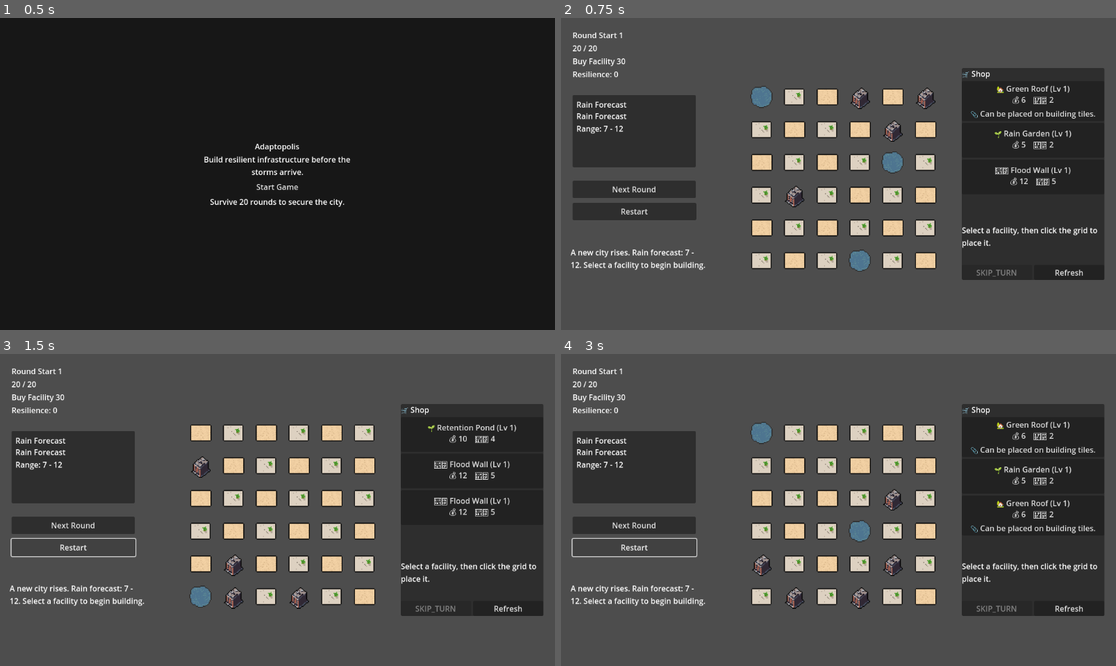
Above: before the commit, frames 1-4 (two rows, left to right).
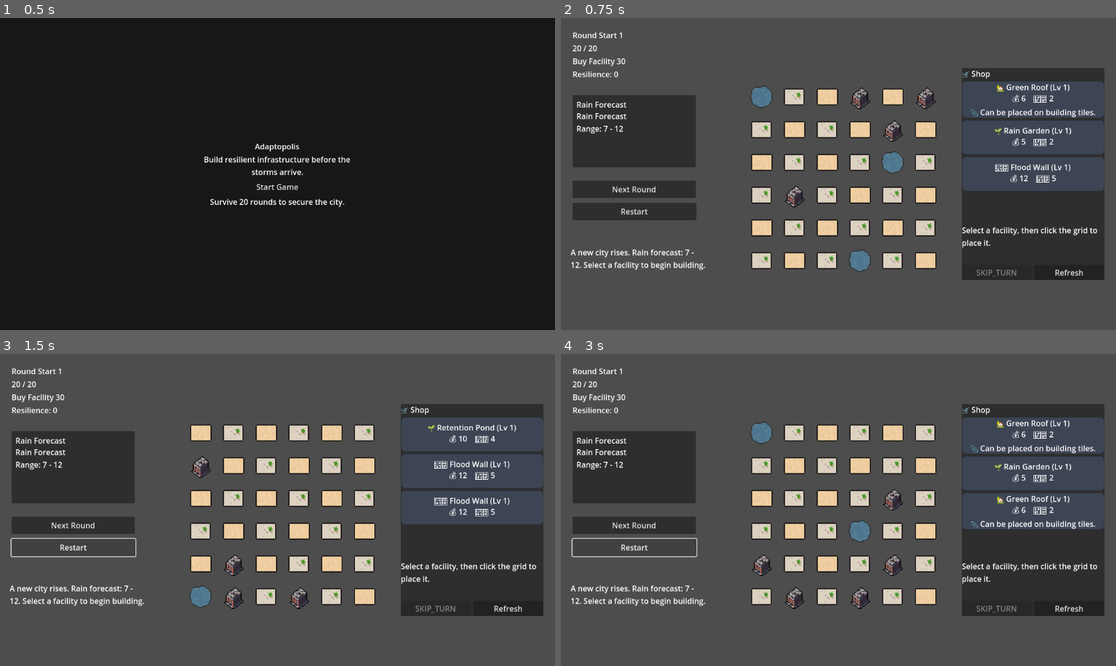
Above: after the commit, the same moments.

Repository: TinghaoHUANG/Adaptopolis-demo
Game: Godot game, scene res://scenes/main.tscn
Two runs of this game, one before a commit and one after it. Both use one fixed random seed, a clock stepped at 60 frames per second and the inputs below.
Inputs:
- Up to frame 1 (0.5 s): no input
- Up to frame 2 (0.75 s): click "Start Game" at 0.5 s
- Up to frame 3 (1.5 s): click "Restart" at 1.25 s
- Up to frame 4 (3 s): click "Restart" at 2 s; click "Restart" at 2.75 s

Frame 1 is identical in both runs. In frame 2, 8.5% of the frame differs, in the area x 72-98%, y 20-56%; in frame 3, 8.4%; in frame 4, 8.7%, in the area x 72-98%, y 20-58%.

Commit message:
Polish facility rotation, info panel hover, and shop highlights

Diff:
--- a/scripts/grid_display.gd
+++ b/scripts/grid_display.gd
@@ -104,7 +104,7 @@
 				var label := "" if icon_texture else _format_facility_label(facility)
 				var highlight_color := _get_level_highlight(facility.level)
 				var display_texture := icon_texture if icon_texture else base_texture
-				_set_cell_visual(pos, label, display_texture, empty_color, false, highlight_color)
+				_set_cell_visual(pos, label, display_texture, empty_color, false, highlight_color, facility)
 				var button: Button = cells.get(pos)
 				if button:
 					button.self_modulate = Color.WHITE
@@ -187,7 +187,7 @@
 	var index: int = abs((pos.x + pos.y) % ground_textures.size())
 	return ground_textures[index]
 
-func _set_cell_visual(pos: Vector2i, label: String, texture: Texture2D, fallback_color: Color, disabled: bool, highlight_color: Color = NO_HIGHLIGHT) -> void:
+func _set_cell_visual(pos: Vector2i, label: String, texture: Texture2D, fallback_color: Color, disabled: bool, highlight_color: Color = NO_HIGHLIGHT, facility: Facility = null) -> void:
 	var button: Button = cells.get(pos)
 	if button == null:
 		return
@@ -200,7 +200,7 @@
 		button.text = empty_icon
 	var icon_texture := texture if label.is_empty() else null
 	_apply_button_style(button, icon_texture, fallback_color)
-	_update_highlight(button, highlight_color)
+	_update_highlight(button, highlight_color, facility, pos)
 	button.mouse_default_cursor_shape = Control.CURSOR_FORBIDDEN if disabled else Control.CURSOR_POINTING_HAND
 	if not preview_cells.has(pos):
 		button.self_modulate = Color.WHITE
@@ -212,18 +212,25 @@
 		return LEVEL2_HIGHLIGHT
 	return LEVEL3_HIGHLIGHT
 
-func _update_highlight(button: Button, highlight_color: Color) -> void:
+func _update_highlight(button: Button, highlight_color: Color, facility: Facility, grid_position: Vector2i) -> void:
 	var panel: Panel = button.get_node_or_null(HIGHLIGHT_PANEL_NAME)
 	if panel == null:
 		return
-	if highlight_color.a <= 0.0:
+	if highlight_color.a <= 0.0 or facility == null or grid_manager == null:
 		panel.visible = false
 		return
 	panel.visible = true
 	var style := StyleBoxFlat.new()
 	style.bg_color = Color(0, 0, 0, 0)
 	style.draw_center = false
-	style.set_border_width_all(LEVEL_BORDER_WIDTH)
+	var left_same := grid_manager.get_facility_at(grid_position + Vector2i.LEFT) == facility
+	var right_same := grid_manager.get_facility_at(grid_position + Vector2i.RIGHT) == facility
+	var up_same := grid_manager.get_facility_at(grid_position + Vector2i.UP) == facility
+	var down_same := grid_manager.get_facility_at(grid_position + Vector2i.DOWN) == facility
+	style.set_border_width(SIDE_LEFT, 0 if left_same else LEVEL_BORDER_WIDTH)
+	style.set_border_width(SIDE_RIGHT, 0 if right_same else LEVEL_BORDER_WIDTH)
+	style.set_border_width(SIDE_TOP, 0 if up_same else LEVEL_BORDER_WIDTH)
+	style.set_border_width(SIDE_BOTTOM, 0 if down_same else LEVEL_BORDER_WIDTH)
 	style.border_color = highlight_color
 	style.set_corner_radius_all(8)
 	style.shadow_color = Color(highlight_color.r, highlight_color.g, highlight_color.b, 0.45)
--- a/scripts/main.gd
+++ b/scripts/main.gd
@@ -73,13 +73,16 @@
 var round_summary_animator: RoundSummaryAnimator = null
 var hovered_facility: Facility = null
 var hovered_sell_price: int = 0
+var facility_info_hovered: bool = false
 var hover_info_delay: float = 1.0
 var hover_info_timer: Timer = null
 var pending_hover_facility: Facility = null
+var facility_info_hide_timer: Timer = null
 var game_active: bool = false
 var endless_mode: bool = false
 var round_animation_active: bool = false
 const VICTORY_ROUND_TARGET := 20
+const FACILITY_INFO_HIDE_DELAY := 0.12
 
 func _ready() -> void:
 	city_state = _ensure_node(city_state_path, CityState) as CityState
@@ -105,7 +108,17 @@
 	facility_info_title = get_node_or_null(facility_info_title_path) as Label
 	facility_info_details = get_node_or_null(facility_info_details_path) as RichTextLabel
 	facility_info_sell_button = get_node_or_null(facility_info_sell_button_path) as Button
+	if facility_info_panel:
+		facility_info_panel.mouse_filter = Control.MOUSE_FILTER_PASS
+		facility_info_panel.connect("mouse_entered", Callable(self, "_on_facility_info_mouse_entered"))
+		facility_info_panel.connect("mouse_exited", Callable(self, "_on_facility_info_mouse_exited"))
 	_bind_controls()
+
+	facility_info_hide_timer = Timer.new()
+	facility_info_hide_timer.one_shot = true
+	facility_info_hide_timer.wait_time = FACILITY_INFO_HIDE_DELAY
+	facility_info_hide_timer.connect("timeout", Callable(self, "_on_facility_info_hide_timeout"))
+	add_child(facility_info_hide_timer)
 
 	grid_display = get_node_or_null(grid_display_path) as GridDisplay
 	if grid_display:
@@ -322,6 +335,8 @@
 	if hover_info_timer:
 		hover_info_timer.stop()
 	pending_hover_facility = null
+	if facility_info_hide_timer:
+		facility_info_hide_timer.stop()
 
 func _schedule_facility_info(facility: Facility) -> void:
 	_cancel_hover_schedule()
@@ -386,15 +401,21 @@
 	if grid_manager == null:
 		_hide_facility_info()
 		return
-	var facility := grid_manager.get_facility_at(position)
-	if facility == null or facility == hovered_facility:
-		_hide_facility_info()
+	if facility_info_hovered:
+		return
+	if facility_info_panel and facility_info_panel.visible:
+		var panel_rect := facility_info_panel.get_global_rect()
+		if panel_rect.has_point(get_viewport().get_mouse_position()):
+			return
+	if facility_info_hide_timer:
+		facility_info_hide_timer.start()
 
 func _show_facility_info(facility: Facility) -> void:
 	if facility == null:
 		return
 	hovered_facility = facility
 	hovered_sell_price = _calculate_sell_price(facility)
+	_position_facility_info(facility)
 	if facility_info_panel:
 		facility_info_panel.visible = true
 	if facility_info_title:
@@ -415,8 +436,55 @@
 	_cancel_hover_schedule()
 	hovered_facility = null
 	hovered_sell_price = 0
+	facility_info_hovered = false
+	if facility_info_hide_timer:
+		facility_info_hide_timer.stop()
 	if facility_info_panel:
 		facility_info_panel.visible = false
+
+func _on_facility_info_mouse_entered() -> void:
+	facility_info_hovered = true
+	if facility_info_hide_timer:
+		facility_info_hide_timer.stop()
+
+func _on_facility_info_mouse_exited() -> void:
+	facility_info_hovered = false
+	if facility_info_panel and facility_info_panel.visible:
+		var panel_rect := facility_info_panel.get_global_rect()
+		if panel_rect.has_point(get_viewport().get_mouse_position()):
+			return
+	if hovered_facility != null and facility_info_hide_timer:
+		facility_info_hide_timer.start()
+
+func _on_facility_info_hide_timeout() -> void:
+	if facility_info_hovered:
+		return
+	_hide_facility_info()
+
+func _position_facility_info(facility: Facility) -> void:
+	if facility_info_panel == null:
+		return
+	if grid_manager == null or grid_display == null:
+		return
+	var cells := grid_manager.get_facility_cells(facility)
+	if cells.is_empty():
+		cells.append(grid_manager.get_facility_origin(facility))
+	var center := Vector2.ZERO
+	for pos in cells:
+		center += grid_display.get_cell_center(pos)
+	center /= max(1, cells.size())
+	var panel_size := facility_info_panel.size
+	if panel_size == Vector2.ZERO:
+		panel_size = facility_info_panel.get_combined_minimum_size()
+	var offset := Vector2(panel_size.x * 0.5, panel_size.y + 12)
+	var target := center - offset
+	var viewport_rect := get_viewport().get_visible_rect()
+	var viewport_size := Vector2(viewport_rect.size.x, viewport_rect.size.y)
+	var clamped := Vector2(
+		clamp(target.x, 8.0, viewport_size.x - panel_size.x - 8.0),
+		clamp(target.y, 8.0, viewport_size.y - panel_size.y - 8.0)
+	)
+	facility_info_panel.global_position = clamped
 
 func _calculate_sell_price(facility: Facility) -> int:
 	if facility == null:
@@ -447,13 +515,13 @@
 
 func _on_grid_facility_moved(facility: Facility, _new_origin: Vector2i, _previous_origin: Vector2i) -> void:
 	if facility == hovered_facility:
-		_show_facility_info(facility)
+		_position_facility_info(facility)
 
 func _on_grid_facility_merged(facility: Facility, absorbed: Facility) -> void:
 	if hovered_facility == absorbed:
 		_hide_facility_info()
 	elif hovered_facility == facility:
-		_show_facility_info(facility)
+		_position_facility_info(facility)
 
 func _input(event: InputEvent) -> void:
 	if not game_active:
@@ -465,9 +533,8 @@
 		return
 	if mouse_event.button_index != MOUSE_BUTTON_RIGHT:
 		return
-	if _is_dragging():
-		return
-	if selected_offer_index < 0 or selected_preview_facility == null:
+	var rotating_drag := _is_dragging()
+	if selected_preview_facility == null:
 		return
 	if grid_display:
 		var rect := grid_display.get_global_rect()
@@ -475,6 +542,8 @@
 			return
 	var clockwise := not mouse_event.shift_pressed
 	_rotate_preview(clockwise)
+	if rotating_drag:
+		dragged_facility = selected_preview_facility
 	get_viewport().set_input_as_handled()
 
 func _bind_controls() -> void:
@@ -692,7 +761,10 @@
 	else:
 		selected_preview_facility.shape = _rotate_shape_counterclockwise(shape)
 	_grid_display_call("set_preview_facility", [selected_preview_facility])
-	_show_status(_build_selection_message(selected_preview_facility))
+	if _is_dragging() and dragged_facility == selected_preview_facility:
+		_show_status("Adjusted %s orientation. Choose a new tile for its top-left corner." % selected_preview_facility.name)
+	else:
+		_show_status(_build_selection_message(selected_preview_facility))
 
 func _rotate_shape_clockwise(shape: Array) -> Array:
 	if shape.is_empty():
@@ -732,6 +804,7 @@
 	grid_manager.remove_facility(facility)
 	if grid_display:
 		_grid_display_call("set_preview_facility", [facility])
+	selected_preview_facility = facility
 	_show_status("Repositioning %s. Choose a new tile for its top-left corner." % facility.name)
 	_update_button_state()
 
@@ -754,6 +827,7 @@
 		return
 	dragged_facility = null
 	dragged_original_origin = Vector2i.ZERO
+	selected_preview_facility = null
 	if grid_display:
 		_grid_display_call("set_preview_facility", [null])
 		_grid_display_call("clear_preview")
@@ -774,6 +848,7 @@
 	if grid_display:
 		_grid_display_call("set_preview_facility", [null])
 		_grid_display_call("clear_preview")
+	selected_preview_facility = null
 	if not message.is_empty():
 		_show_status(message)
 	_update_button_state()
--- a/scripts/shop_display.gd
+++ b/scripts/shop_display.gd
@@ -26,6 +26,12 @@
 var detail_label: Label = null
 var skip_button: Button = null
 var refresh_button: Button = null
+
+const LEVEL2_HIGHLIGHT: Color = Color(0.64, 0.45, 0.93, 1.0)
+const LEVEL3_HIGHLIGHT: Color = Color(0.96, 0.80, 0.30, 1.0)
+const LEVEL_BORDER_WIDTH: int = 3
+const NO_HIGHLIGHT: Color = Color(0, 0, 0, 0)
+const BASE_BUTTON_COLOR: Color = Color(0.24, 0.27, 0.33)
 
 func _ready() -> void:
 	button_group.allow_unpress = true
@@ -79,8 +85,48 @@
 	button.flat = false
 	button.custom_minimum_size = Vector2(0, 72)
 	button.text = _format_offer_summary(facility)
+	_apply_offer_style(button, facility)
 	button.connect("toggled", Callable(self, "_on_offer_toggled").bind(index))
 	return button
+
+func _apply_offer_style(button: Button, facility: Facility) -> void:
+	var highlight := _get_level_highlight(facility.level)
+	var base_color := BASE_BUTTON_COLOR
+	if highlight != NO_HIGHLIGHT:
+		base_color = BASE_BUTTON_COLOR.lerp(highlight, 0.25)
+	var normal := StyleBoxFlat.new()
+	normal.bg_color = base_color
+	normal.set_corner_radius_all(8)
+	if highlight == NO_HIGHLIGHT:
+		normal.set_border_width_all(1)
+		normal.border_color = BASE_BUTTON_COLOR.darkened(0.35)
+	else:
+		normal.set_border_width_all(LEVEL_BORDER_WIDTH)
+		normal.border_color = highlight
+		normal.shadow_color = Color(highlight.r, highlight.g, highlight.b, 0.35)
+		normal.shadow_offset = Vector2.ZERO
+		normal.shadow_size = LEVEL_BORDER_WIDTH * 6
+	var hover := normal.duplicate()
+	var pressed := normal.duplicate()
+	var hover_color := base_color.lightened(0.10)
+	var pressed_color := base_color.darkened(0.12)
+	hover.bg_color = hover_color
+	pressed.bg_color = pressed_color
+	if highlight != NO_HIGHLIGHT:
+		hover.shadow_color = Color(highlight.r, highlight.g, highlight.b, 0.45)
+		pressed.shadow_color = Color(highlight.r, highlight.g, highlight.b, 0.25)
+	button.add_theme_stylebox_override("normal", normal)
+	button.add_theme_stylebox_override("hover", hover)
+	button.add_theme_stylebox_override("pressed", pressed)
+	button.add_theme_stylebox_override("focus", hover)
+	button.add_theme_color_override("font_color", Color.WHITE)
+
+func _get_level_highlight(level: int) -> Color:
+	if level <= 1:
+		return NO_HIGHLIGHT
+	if level == 2:
+		return LEVEL2_HIGHLIGHT
+	return LEVEL3_HIGHLIGHT
 
 func _format_offer_summary(facility: Facility) -> String:
 	var icon: String = "🌱" if facility.type == "green" else "🏗️"
